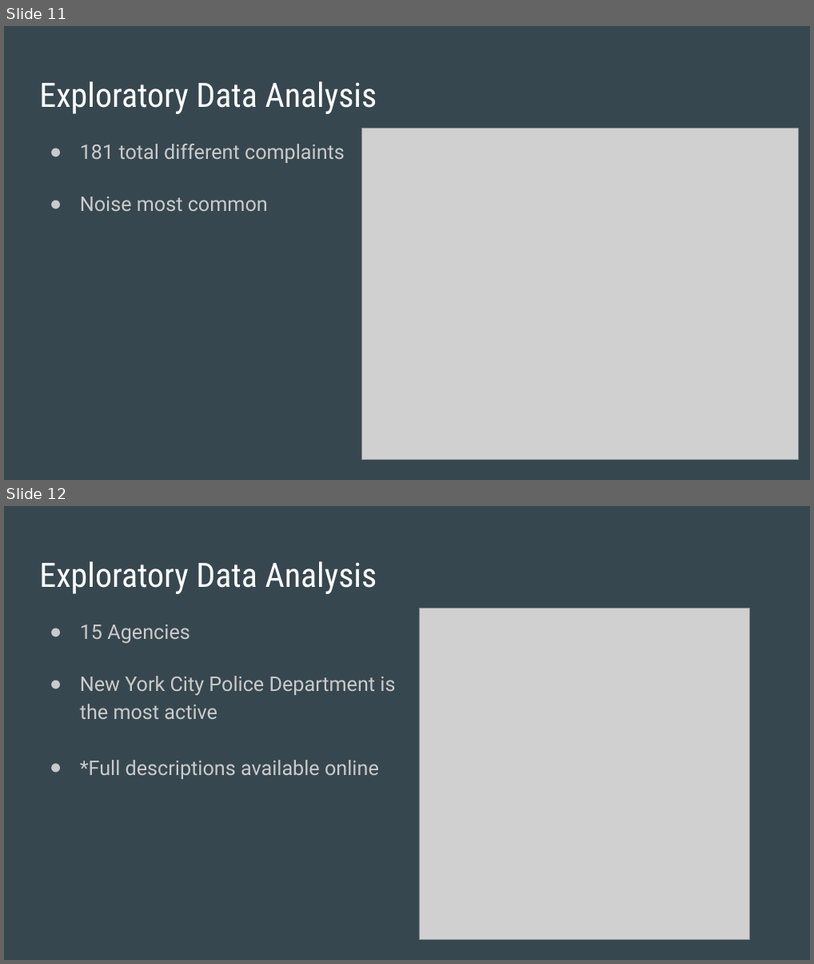
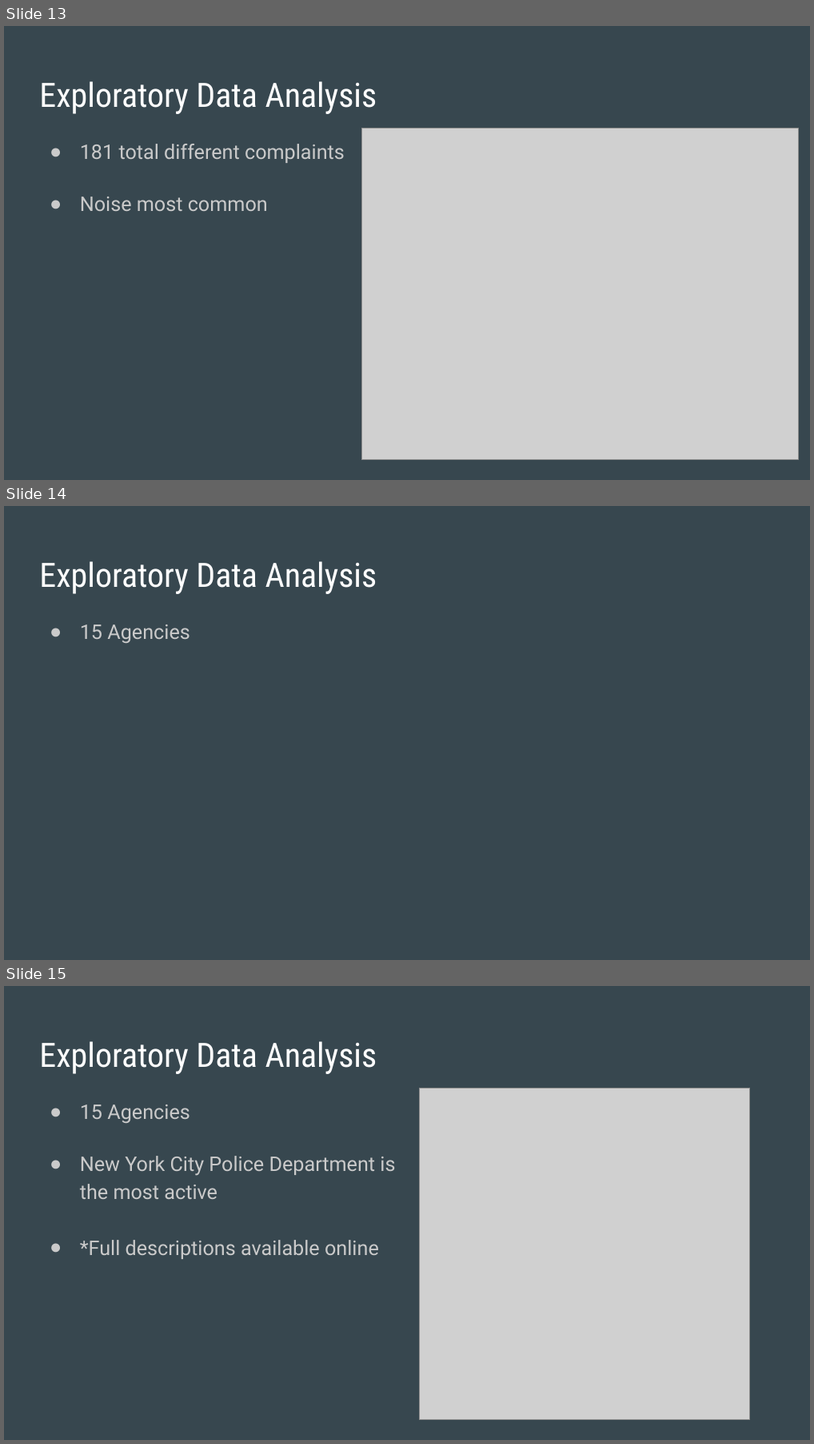
Before and after one commit to outofthenorm27/NYC-OpenData, a slide deck: Resources/Panaseer_Presentation.pptx. Shown one above the other, each under a label of ours: slides 11 and 12 before the commit, slides 13, 14 and 15 after it. The pictures are 814x964 and 814x1444 pixels, drawn with LibreOffice and Linux fonts; fonts in the diff are those of the drawing; grey boxes stand for pictures. Boxes give left, top, right and bottom in pixels: in the first picture for what was removed or moved away, otherwise in the second. Text is boxed around its words. In the diff, an @@ line names an element or a change of style, - is before the commit and + after.

```diff
--- a/Resources/Panaseer_Presentation.pptx
+++ b/Resources/Panaseer_Presentation.pptx
@@ slide 14 added at [4, 506, 810, 960], background #37474F @@
@@ title added at [39, 561, 378, 594], 30 pt, text #FFFFFF @@
+Exploratory Data Analysis
@@ text added at [80, 624, 190, 643], 18 pt, text #CACACA @@
+● 15 Agencies
@@ what was slide 11 is now slide 13 @@
@@ what was slide 12 is now slide 15 @@
```
Also in this commit, not shown: 1 slide changed, 7 other slides added.
